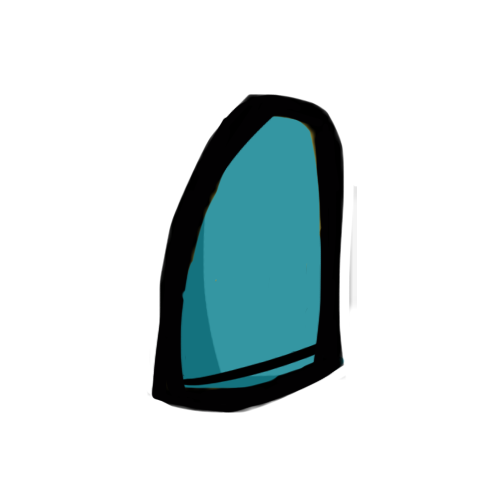
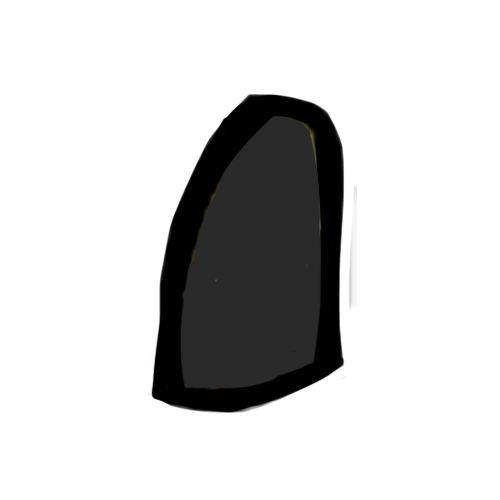
Layer changes from the first 500×500 image to the second:
added layer "Layer 4" above "Layer 3" over [180, 116, 345, 389]
